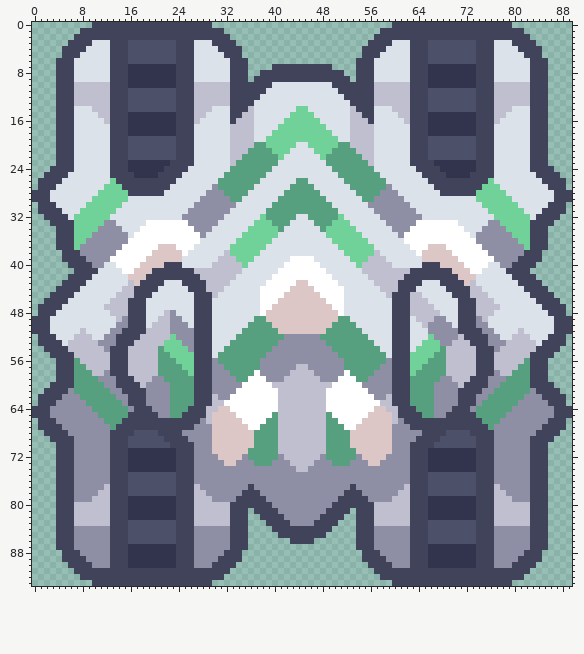
Edited in one commit: sprite sheet (assets/sprites/units/base management/mryre-display-full.png). The picture above is the old version.
The file is 90x94 pixels.
New version:
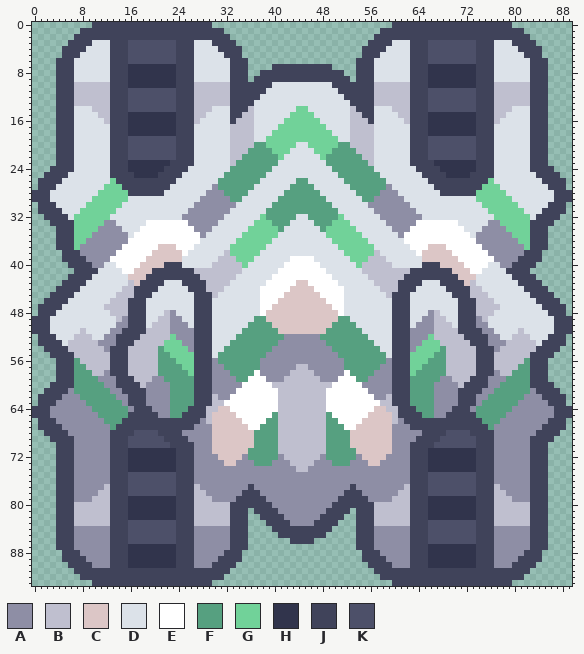
Palette (. is transparent): A #8e8ea5  B #bfbfcf  C #dcc6c6  D #dce2e9  E #ffffff  F #56a080  G #71d299  H #31344c  J #40435a  K #4d5069
Diff:
Colour B becomes colour A in row 48 at x 66; in row 49 at x 65 to 66; in row 50 at x 65.
Colour D becomes colour A in row 50 at x 64; in rows 51 to 52 at x 63 to 65; in row 53 at x 63 to 64; in row 54 at x 63.
Colour A becomes colour B in row 49 at x 67 to 68; in row 50 at x 67 to 69; in rows 51 to 52 at x 67 to 70; in row 53 at x 68 to 69.
Colour B becomes colour D in row 45 at x 63 to 64; in row 46 at x 63 to 65; in row 47 at x 63 to 66; in row 48 at x 63 to 65; in row 49 at x 64.
